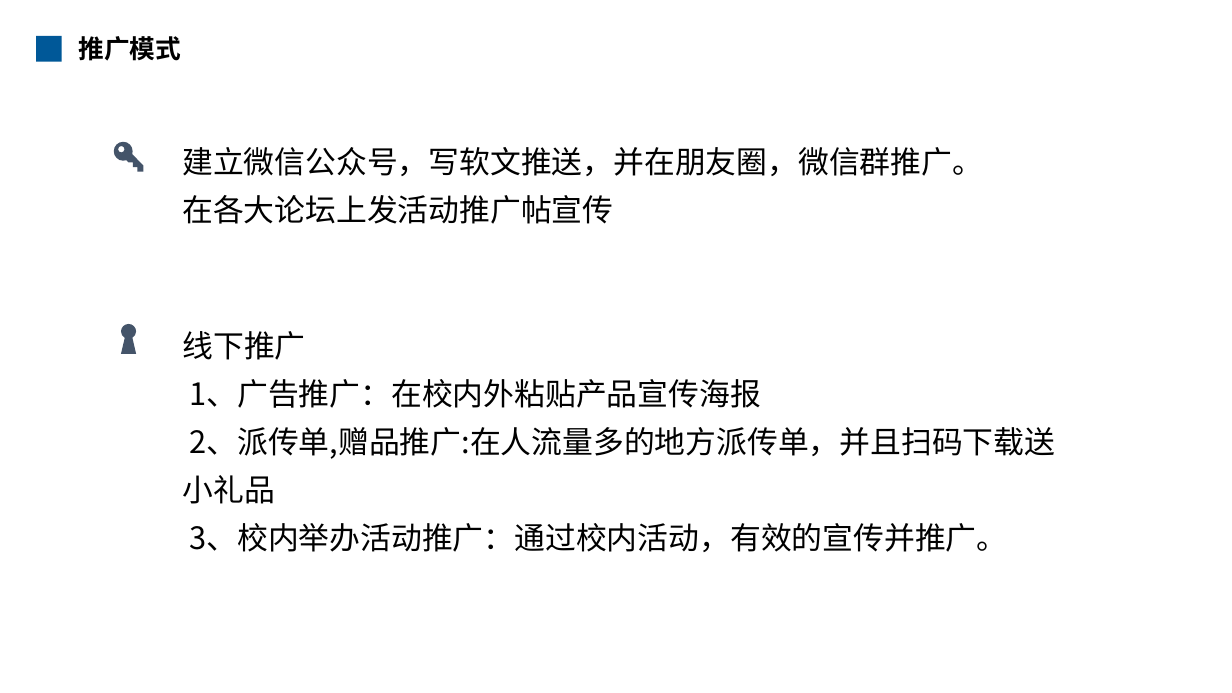
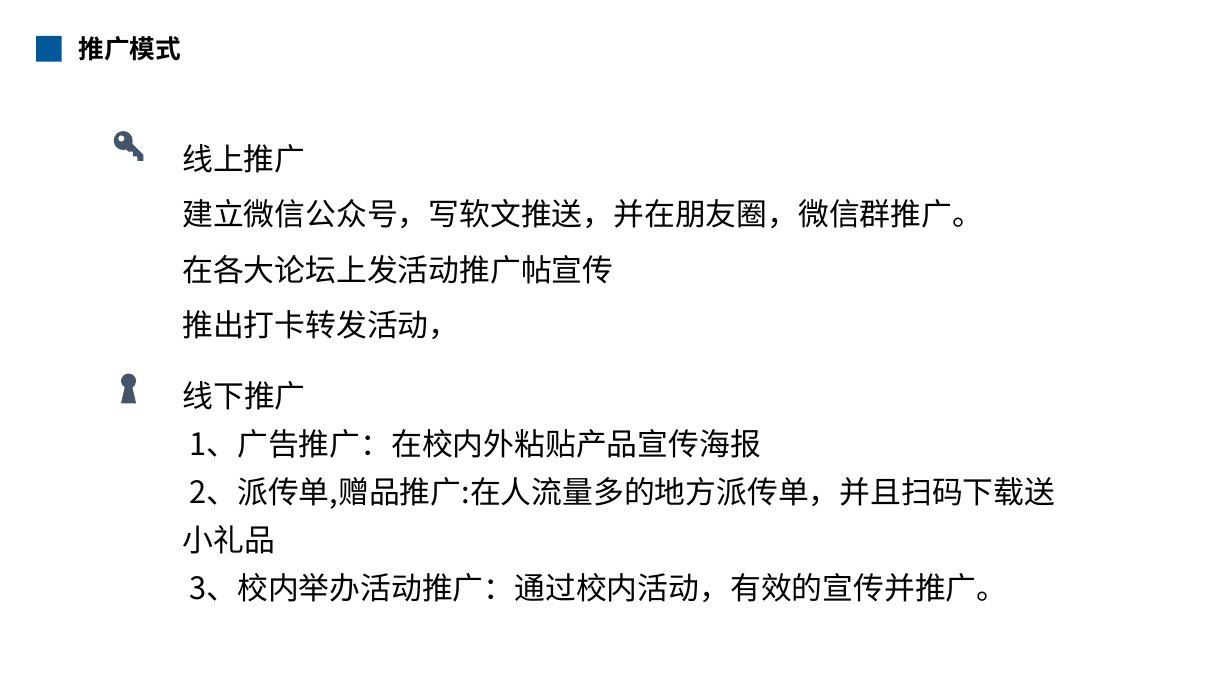
Before and after one commit to android-app-development-course/2019-26-ebook, a slide deck: slide 10 of 安卓应用汇报.pptx. Drawn at 1232x693 pixels with LibreOffice and Linux fonts; fonts in the diff are those of the drawing; background and template pictures are left out. Boxes give left, top, right and bottom in pixels: in the first picture for what was removed or moved away, otherwise in the second. Text is boxed around its words. In the diff, an @@ line names an element or a change of style, - is before the commit and + after.

```diff
--- a/安卓应用汇报.pptx
+++ b/安卓应用汇报.pptx
@@ ellipse: place and size @@
-ellipse at <box>99,128,158,187</box>
+ellipse at <box>99,116,158,176</box>
@@ freeform shape: place and size @@
-freeform shape at <box>114,141,143,171</box>
+freeform shape at <box>114,131,143,161</box>
@@ text at <box>182,144,305,173</box>: paragraph added @@
+线上推广
@@ text at <box>182,199,983,284</box>: line spacing 1.3 to 1.5 @@
@@ text at <box>182,310,459,339</box>: paragraph added @@
+推出打卡转发活动，
@@ 1 text, 1 ellipse, 1 freeform shape: place and size @@
-1 text, 1 ellipse, 1 freeform shape at <box>99,310,1055,552</box>
+1 text, 1 ellipse, 1 freeform shape at <box>99,359,1055,602</box>
```
Also in this commit, not shown: 7 other slides changed.
